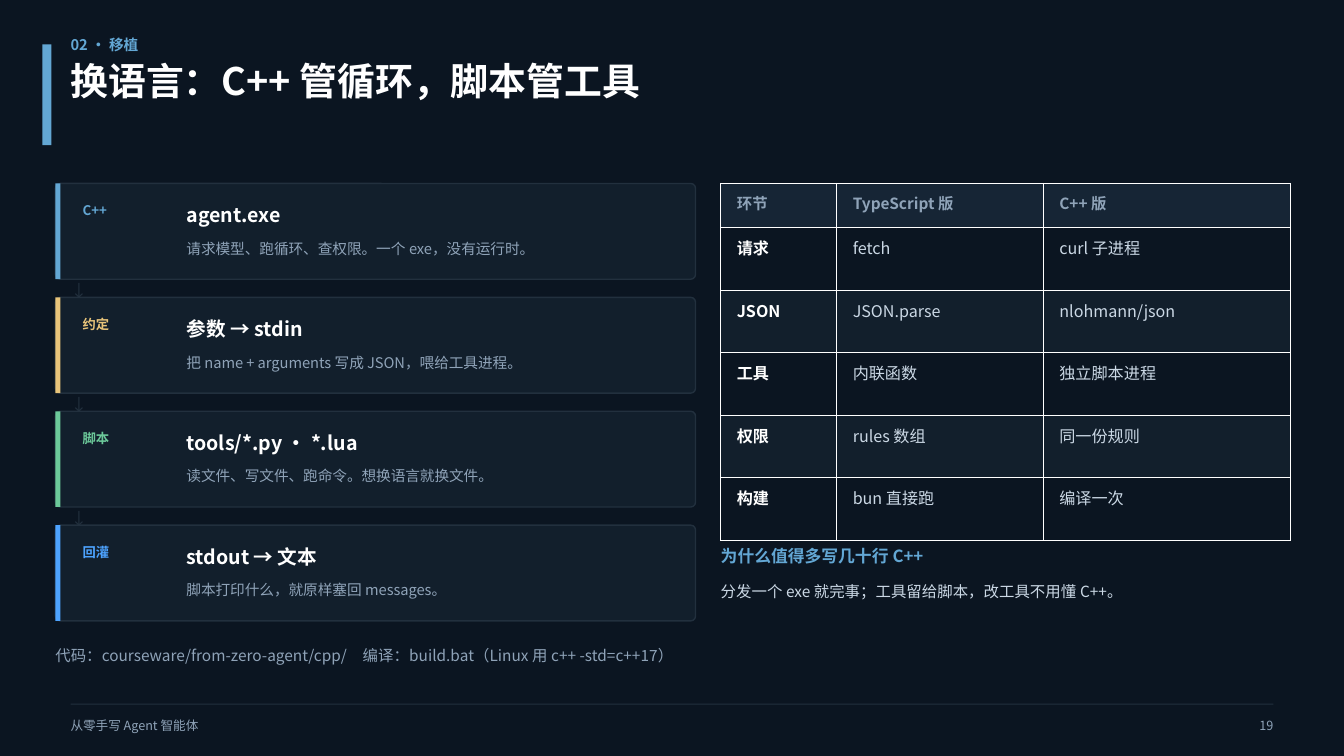
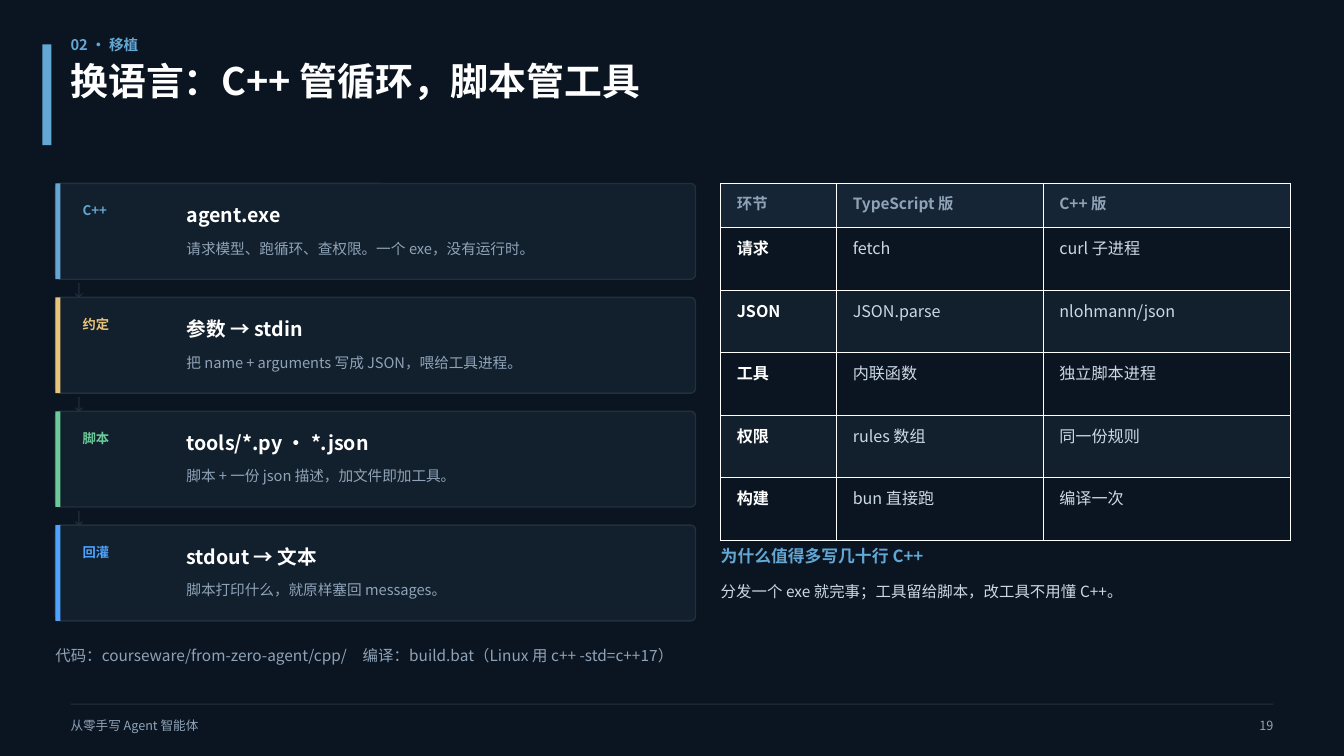
Before and after one commit to reboot87/opencode, a slide deck: slide 19 of courseware/from-zero-agent/from-zero-agent.pptx. Drawn at 1344x756 pixels with LibreOffice and Linux fonts; fonts in the diff are those of the drawing. Boxes give left, top, right and bottom in pixels: in the first picture for what was removed or moved away, otherwise in the second. Text is boxed around its words. In the diff, an @@ line names an element or a change of style, - is before the commit and + after.

Commit message:
feat(courseware): load cpp tools from json descriptors

```diff
--- a/courseware/from-zero-agent/from-zero-agent.pptx
+++ b/courseware/from-zero-agent/from-zero-agent.pptx
@@ text at [186, 434, 369, 455]: text changed @@
-tools/*.py · *.lua
+tools/*.py · *.json
@@ text at [186, 468, 456, 485]: text changed @@
-读文件、写文件、跑命令。想换语言就换文件。
+脚本 + 一份 json 描述，加文件即加工具。
```
Also in this commit, not shown: 1 other slide changed, 7 other files.
